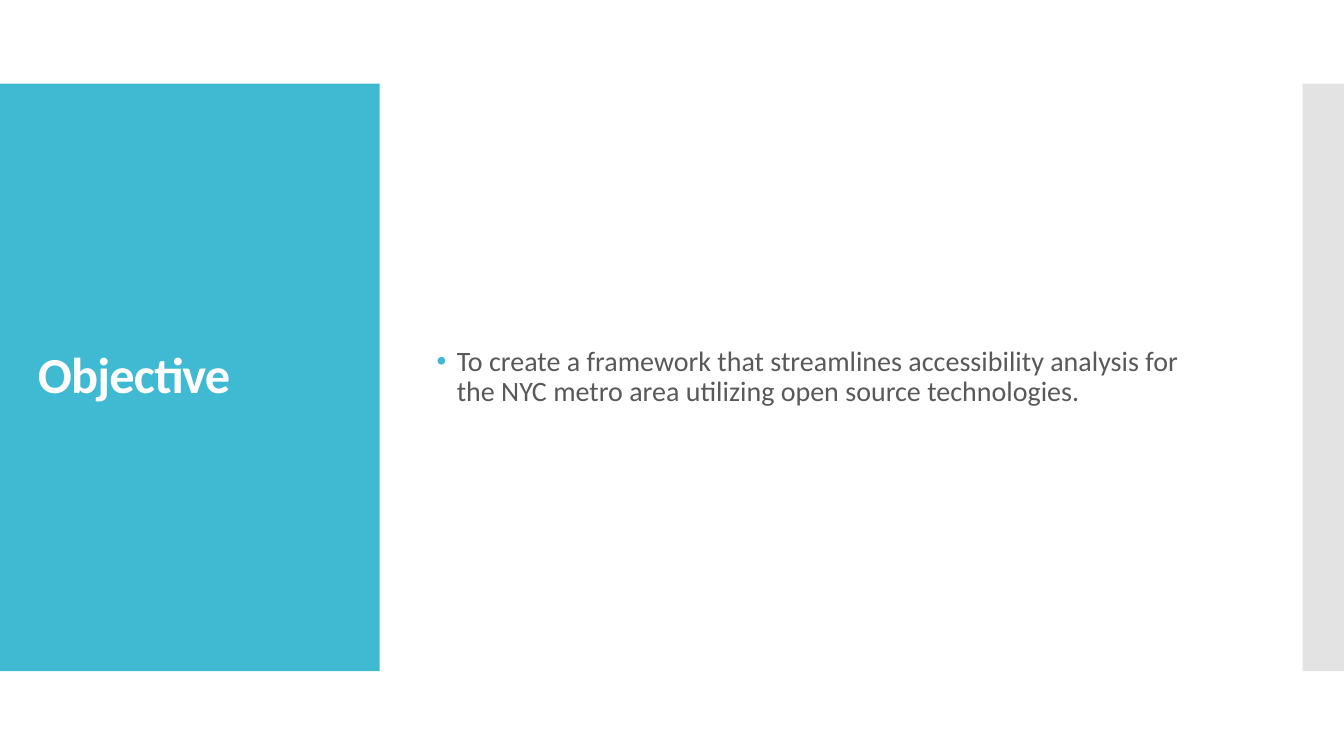
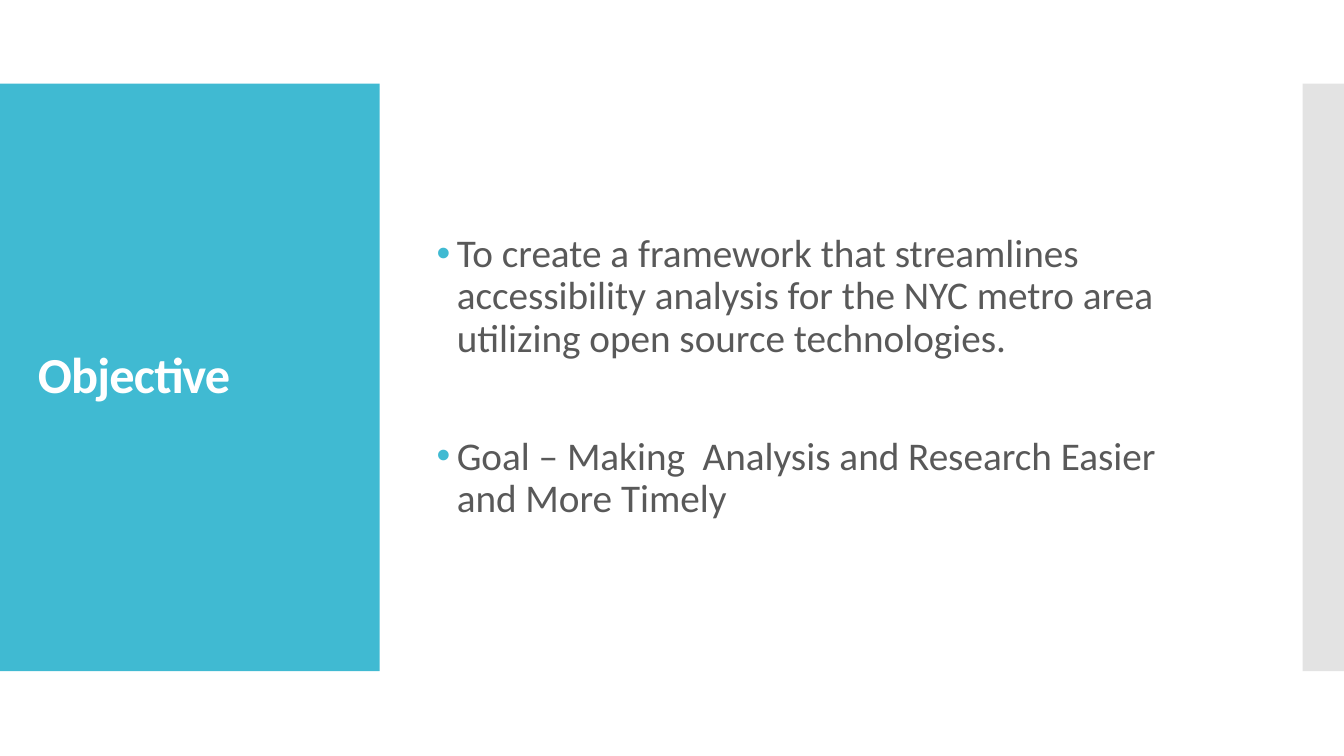
Before and after one commit to jwattier/nycdsa_ccc_nyc, a slide deck: slide 3 of Better Together CCC NYC.pptx. Drawn at 1344x756 pixels with LibreOffice and Linux fonts; fonts in the diff are those of the drawing. Boxes give left, top, right and bottom in pixels: in the first picture for what was removed or moved away, otherwise in the second. Text is boxed around its words. In the diff, an @@ line names an element or a change of style, - is before the commit and + after.

```diff
--- a/Better Together CCC NYC.pptx
+++ b/Better Together CCC NYC.pptx
@@ text at box(457, 240, 1153, 359): size 20 to 28 pt in "To create a framework that streamlines accessibility ..." @@
@@ text at box(457, 443, 1156, 519): paragraph added @@
+• Goal – Making Analysis and Research Easier and More Timely
```
Also in this commit, not shown: 7 other slides changed, 2 slides added, 1 slide removed, 4 other files.
